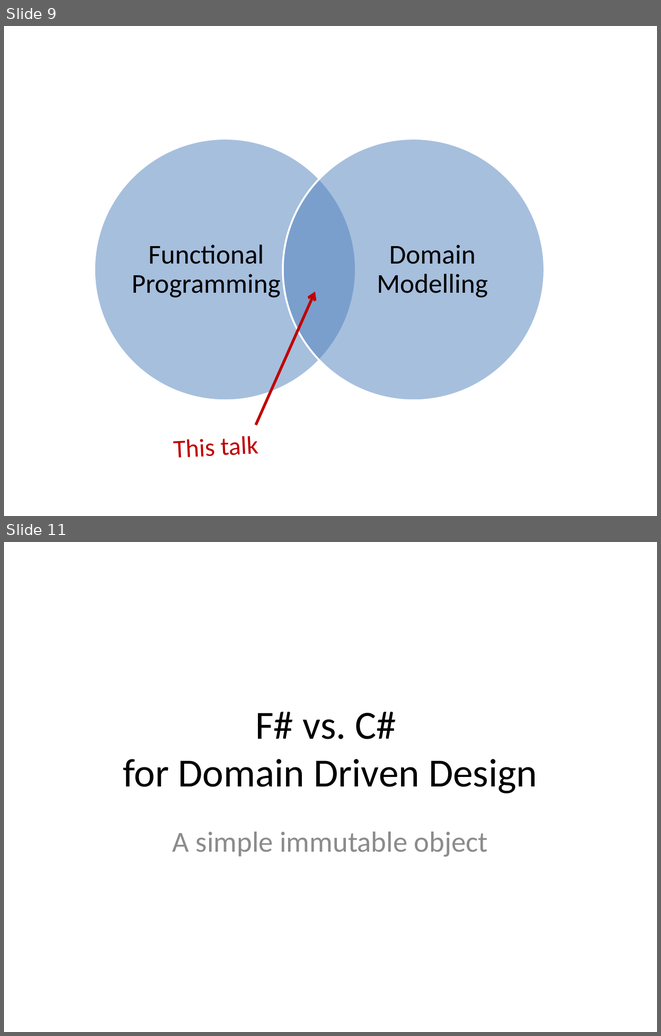
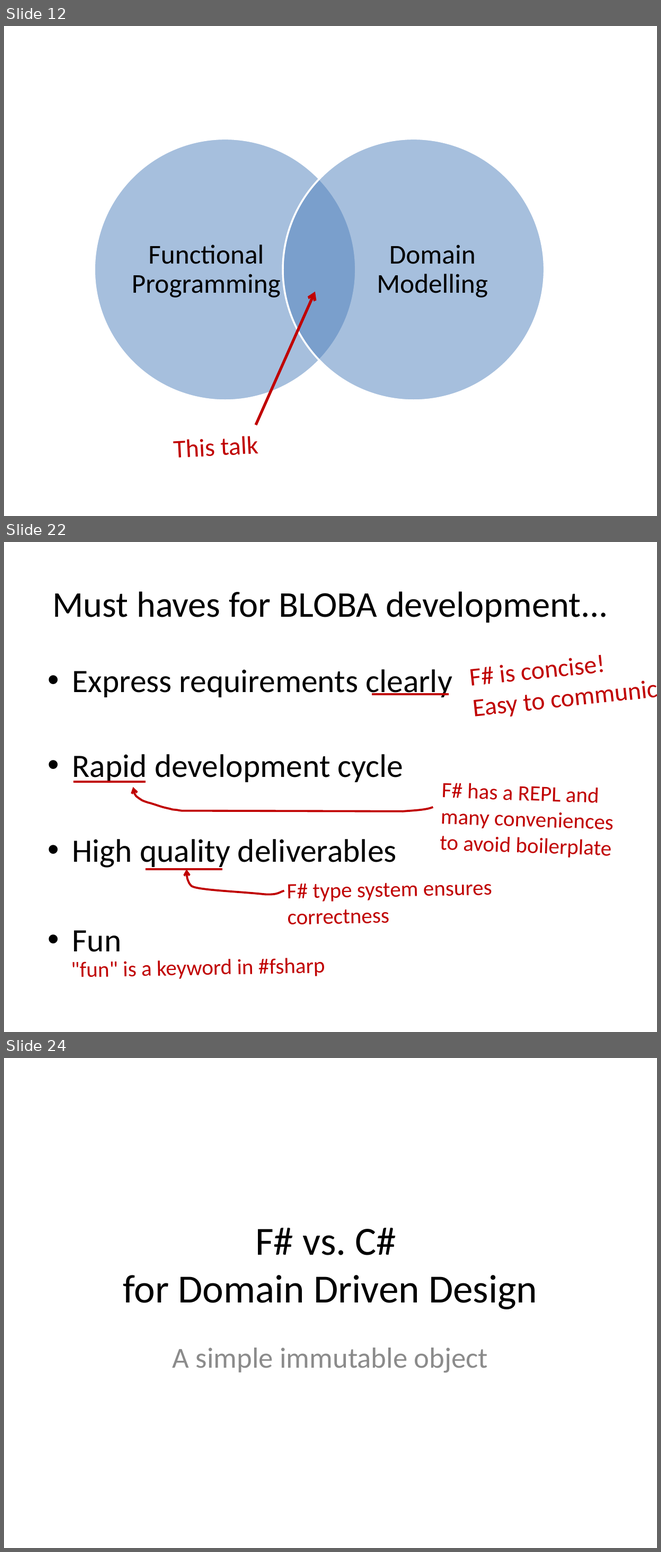
Before and after one commit to swlaschin/DomainModellingInFsharp, a slide deck: slides/3-ProgFsharp-DDD.pptx. Shown one above the other, each under a label of ours: slides 9 and 11 before the commit, slides 12, 22 and 24 after it; the slides between them are not shown. The pictures are 661x1036 and 661x1552 pixels, drawn with LibreOffice and Linux fonts; fonts in the diff are those of the drawing. Boxes give left, top, right and bottom in pixels: in the first picture for what was removed or moved away, otherwise in the second. Text is boxed around its words. In the diff, an @@ line names an element or a change of style, - is before the commit and + after.

```diff
--- a/slides/3-ProgFsharp-DDD.pptx
+++ b/slides/3-ProgFsharp-DDD.pptx
@@ slide 22 added at (4, 542, 657, 1032), background #FFFFFF @@
@@ title added at (53, 591, 608, 623), 40 pt, text #000000 @@
+Must haves for BLOBA development...
@@ text added at (470, 658, 597, 716), 28 pt, text #C00000 @@
+F# is concise!
+Easy to communicate.
@@ text added at (72, 669, 452, 870), 36 pt, text #000000 @@
+• Express requirements clearly
+• Rapid development cycle
+• High quality deliverables
@@ line added from (372, 694) to (449, 694), #C00000 2.25 pt @@
@@ line added from (73, 782) to (146, 782), #C00000 2.25 pt @@
@@ freeform shape added at (133, 787, 433, 811), outline #C00000 2.25 pt @@
@@ text added at (440, 783, 614, 857), 24 pt, text #C00000 @@
+F# has a REPL and many conveniences to avoid boilerplate
@@ line added from (146, 869) to (223, 869), #C00000 2.25 pt @@
@@ freeform shape added at (187, 869, 285, 894), outline #C00000 2.25 pt @@
@@ text added at (287, 883, 492, 924), 24 pt, text #C00000 @@
+F# type system ensures correctness
@@ text added at (72, 930, 121, 952), 36 pt, text #000000 @@
+• Fun
@@ text added at (71, 958, 325, 979), 24 pt, text #C00000 @@
+"fun" is a keyword in #fsharp
@@ what was slide 9 is now slide 12 @@
@@ what was slide 11 is now slide 24 @@
```
Also in this commit, not shown: 1 slide changed, 23 other slides added.
